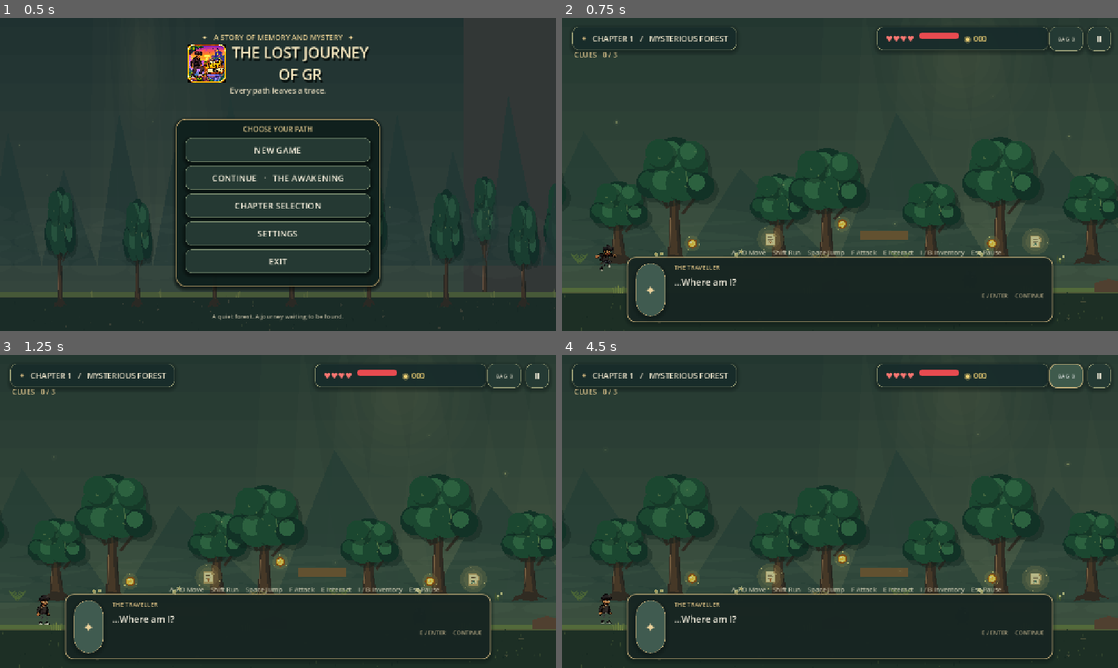
Above: before the commit, frames 1-4 (two rows, left to right).
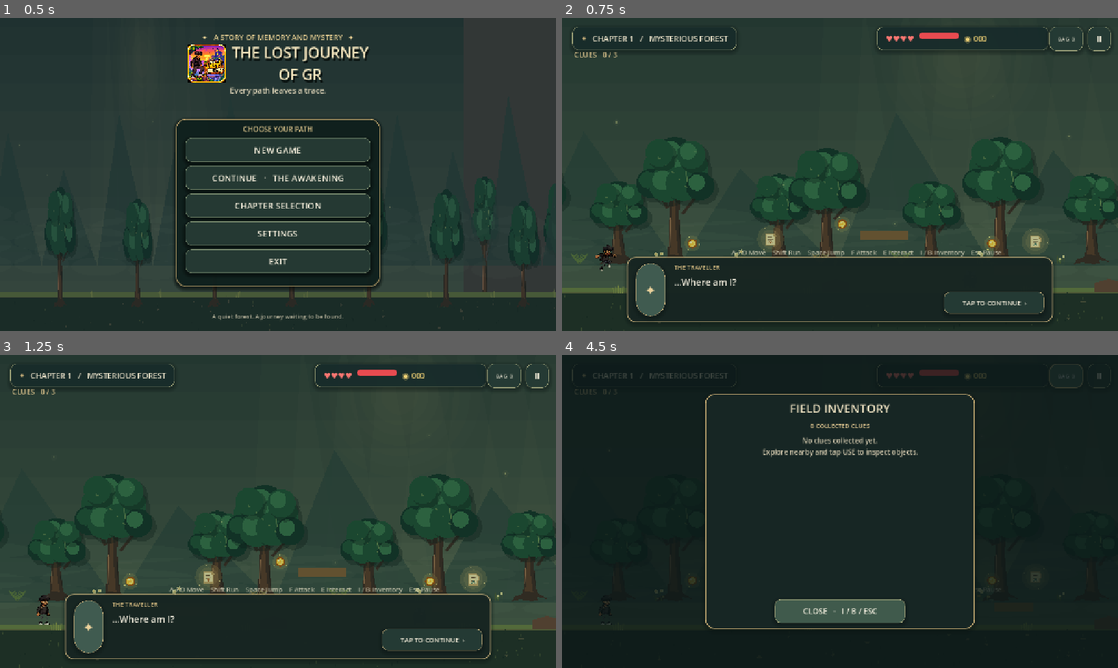
Above: after the commit, the same moments.

Repository: vikasvardhanreddy/THE-LOST-JOURNEY-OF-GR-12
Game: Godot game, scene res://scenes/ui/main_menu.tscn
Two runs of this game, one before a commit and one after it. Both use one fixed random seed, a clock stepped at 60 frames per second and the inputs below.
Inputs (mouse positions are in pixels of both pictures, inside the frame that each line leads up to):
- Up to frame 1 (0.5 s): no input
- Up to frame 2 (0.75 s): click "NEW GAME" at 0.5 s
- Up to frame 3 (1.25 s): no input
- Up to frame 4 (4.5 s): click (995, 639) at 1.25 s, where only the run after the commit has a clickable "TAP TO CONTINUE ›"; click (995, 639) at 2 s, where only the run after the commit has a clickable "TAP TO CONTINUE ›"; click "Ⅱ" at 2.75 s; click (840, 508) at 3.5 s, where only the run after the commit has a clickable "Continue exploring"; click "BAG 0" at 4.25 s

Frame 1 is identical in both runs. In frame 2, 0.3% of the frame differs, in the area x 68-87%, y 87-95%; in frame 3, 0.3%; in frame 4, 70%, in the area x 0-100%, y 0-100%.

Commit message:
Show touch controls after intro dialogue

Diff:
--- a/scripts/ui/chapter_hud.gd
+++ b/scripts/ui/chapter_hud.gd
@@ -14,6 +14,7 @@
 var _root: Control
 var _dialogue_box: PanelContainer
 var _dialogue_label: Label
+var _dialogue_continue_button: Button
 var _clue_label: Label
 var _overlay: ColorRect
 var _health_label: Label
@@ -183,12 +184,17 @@
 	_dialogue_label.add_theme_color_override("font_color", Color("f4efdf"))
 	_dialogue_label.autowrap_mode = TextServer.AUTOWRAP_WORD_SMART
 	text_column.add_child(_dialogue_label)
-	var continue_hint := Label.new()
-	continue_hint.text = "E / ENTER     CONTINUE"
-	continue_hint.horizontal_alignment = HORIZONTAL_ALIGNMENT_RIGHT
-	continue_hint.add_theme_font_size_override("font_size", 13)
-	continue_hint.add_theme_color_override("font_color", Color("cbbb93", 0.85))
-	text_column.add_child(continue_hint)
+	_dialogue_continue_button = Button.new()
+	_dialogue_continue_button.name = "DialogueContinueButton"
+	_dialogue_continue_button.text = "TAP TO CONTINUE  ›"
+	_dialogue_continue_button.custom_minimum_size = Vector2(230, 42)
+	_dialogue_continue_button.size_flags_horizontal = Control.SIZE_SHRINK_END
+	_dialogue_continue_button.add_theme_font_size_override("font_size", 15)
+	_dialogue_continue_button.add_theme_color_override("font_color", Color("f3edda"))
+	_dialogue_continue_button.add_theme_stylebox_override("normal", _panel_style(Color("263c36", 0.92), Color("c3ad7c", 0.9), 12, 1))
+	_dialogue_continue_button.add_theme_stylebox_override("pressed", _panel_style(Color("405c4e", 0.98), Color("f0d38d"), 12, 2))
+	_dialogue_continue_button.pressed.connect(_advance_dialogue)
+	text_column.add_child(_dialogue_continue_button)
 	_overlay = ColorRect.new()
 	# Modal buttons must remain interactive while gameplay is paused.
 	_overlay.process_mode = Node.PROCESS_MODE_ALWAYS
@@ -633,6 +639,18 @@
 func _show_current_line() -> void:
 	_dialogue_label.text = _lines[_line_index]
 
+func _advance_dialogue() -> void:
+	if not _dialogue_open:
+		return
+	_line_index += 1
+	if _line_index >= _lines.size():
+		_dialogue_open = false
+		_dialogue_box.visible = false
+		_update_touch_visibility()
+		dialogue_finished.emit()
+	else:
+		_show_current_line()
+
 func show_puzzle(title_text: String, hint_text: String, options: Array[String], correct_index: int) -> void:
 	_overlay.visible = true
 	_update_touch_visibility()
@@ -774,13 +792,7 @@
 		_on_start_pressed()
 		get_viewport().set_input_as_handled()
 	elif _dialogue_open and (event.is_action_pressed("interact") or event.is_action_pressed("ui_accept")):
-		_line_index += 1
-		if _line_index >= _lines.size():
-			_dialogue_open = false
-			_dialogue_box.visible = false
-			dialogue_finished.emit()
-		else:
-			_show_current_line()
+		_advance_dialogue()
 		get_viewport().set_input_as_handled()
 	elif not _main_menu_open and not _dialogue_open and (event.keycode == KEY_ESCAPE or event.is_action_pressed("pause_game")):
 		if _pause_open:
--- a/tools/mobile_controls_smoke_test.gd
+++ b/tools/mobile_controls_smoke_test.gd
@@ -20,6 +20,25 @@
 	var attack := hud.find_child("Touch_attack", true, false) as TouchScreenButton
 	if left == null or right == null or jump == null or interact == null or run == null or attack == null:
 		push_error("A required mobile touch target was not created")
+		quit(1)
+		return
+	var dialogue_lines: Array[String] = ["The opening clue awaits.", "Tap to continue, then explore."]
+	hud.show_dialogue(dialogue_lines)
+	var dialogue_continue := hud.find_child("DialogueContinueButton", true, false) as Button
+	if dialogue_continue == null or left.visible:
+		push_error("Dialogue did not provide a touch continuation or correctly hide gameplay controls")
+		quit(1)
+		return
+	dialogue_continue.pressed.emit()
+	await process_frame
+	if not hud._dialogue_open:
+		push_error("Dialogue touch continuation skipped more than one line")
+		quit(1)
+		return
+	dialogue_continue.pressed.emit()
+	await process_frame
+	if hud._dialogue_open or not left.visible or not right.visible or not jump.visible or not interact.visible or not run.visible or not attack.visible:
+		push_error("Touch controls did not appear after the opening dialogue closed")
 		quit(1)
 		return
 	var viewport_size := get_root().get_viewport().get_visible_rect().size
